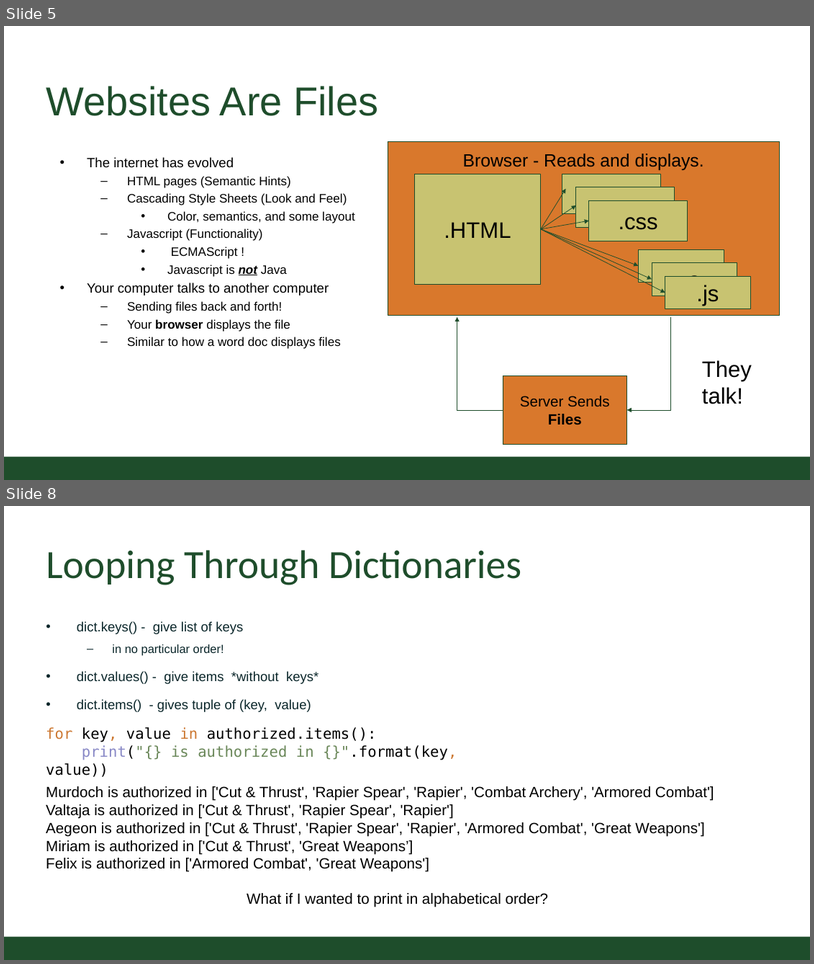
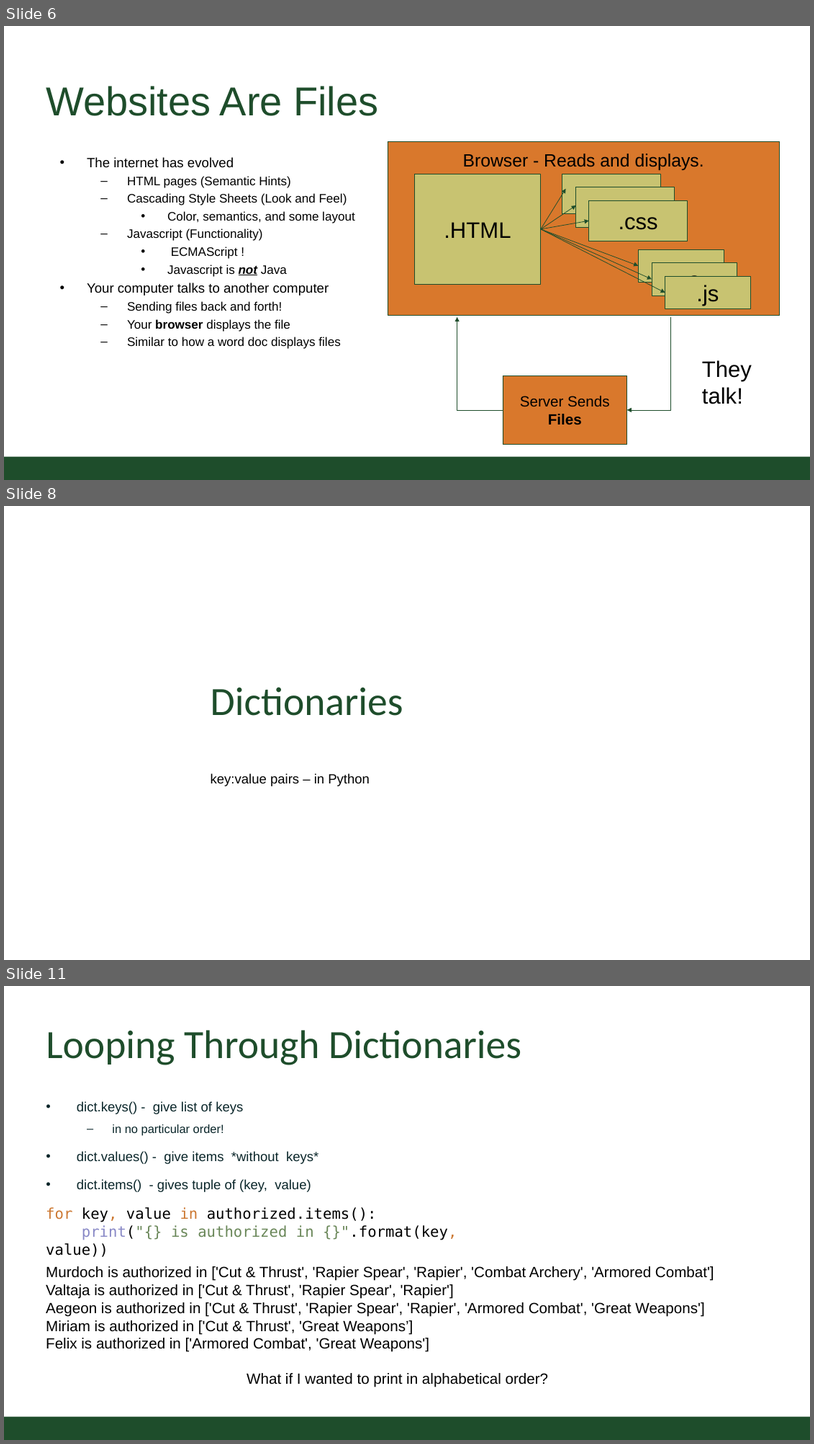
Before and after one commit to CSU-CS150B/handouts, a slide deck: Slides/On-Campus/10_02_HTML_Files_And_Dictionary.pptx. Shown one above the other, each under a label of ours: slides 5 and 8 before the commit, slides 6, 8 and 11 after it; the slides between them are not shown. The pictures are 814x964 and 814x1444 pixels, drawn with LibreOffice and Linux fonts; fonts in the diff are those of the drawing; background and template pictures are left out. Boxes give left, top, right and bottom in pixels: in the first picture for what was removed or moved away, otherwise in the second. Text is boxed around its words. In the diff, an @@ line names an element or a change of style, - is before the commit and + after.

```diff
--- a/Slides/On-Campus/10_02_HTML_Files_And_Dictionary.pptx
+++ b/Slides/On-Campus/10_02_HTML_Files_And_Dictionary.pptx
@@ slide 8 added at bbox=[4, 506, 810, 960], background #FFFFFF @@
@@ title added at bbox=[211, 687, 404, 716], 54 pt, text #1E4D2B @@
+Dictionaries
@@ text added at bbox=[211, 773, 370, 786], 18 pt, text #000000 @@
+key:value pairs – in Python
@@ what was slide 5 is now slide 6 @@
@@ what was slide 8 is now slide 11 @@
```
Also in this commit, not shown: 2 slides changed, 3 other slides added, 1 other file.
